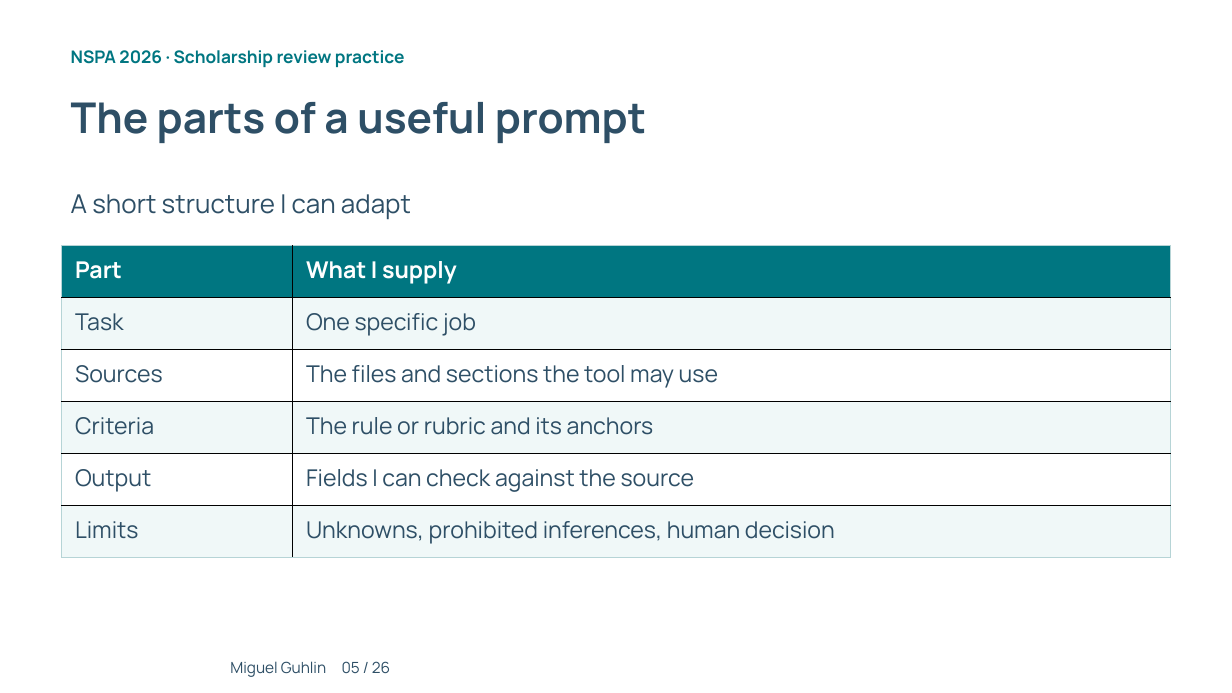
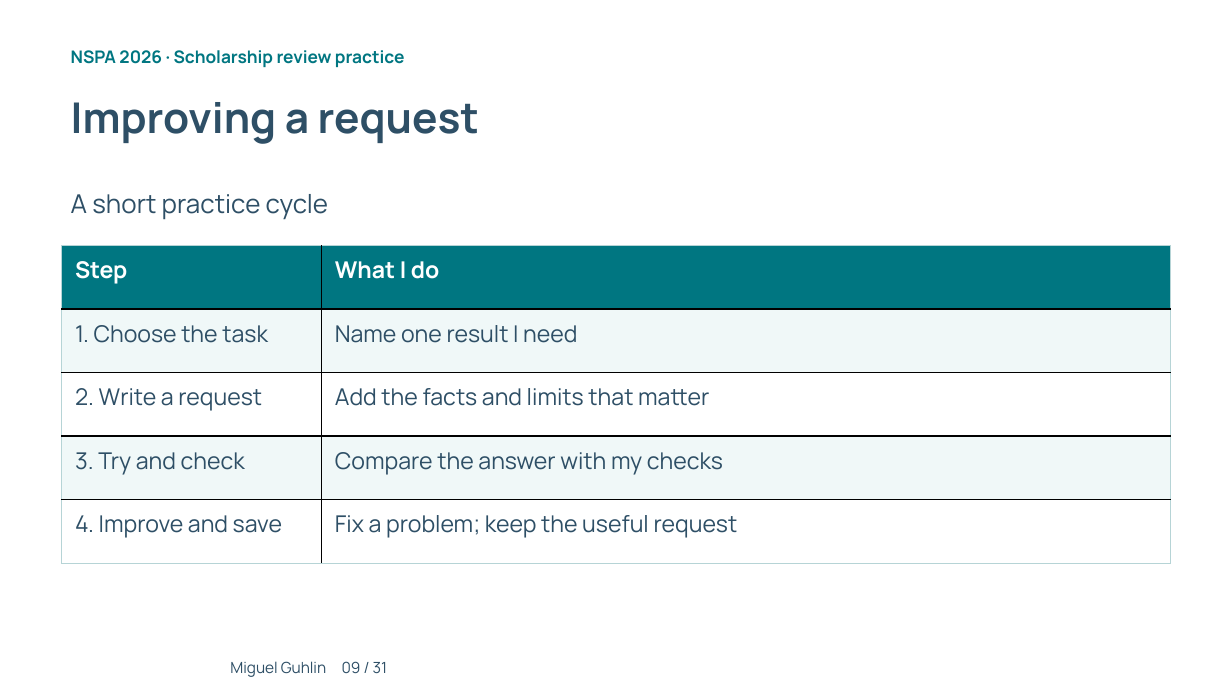
Before and after one commit to mguhlin/nspa, a slide deck: slide 9 of 2026/p/slides/ai-prompting-scholarship-review.pptx (slide 5 before the commit). Drawn at 1232x693 pixels with LibreOffice and Linux fonts; fonts in the diff are those of the drawing; background and template pictures are left out. Boxes give left, top, right and bottom in pixels: in the first picture for what was removed or moved away, otherwise in the second. Text is boxed around its words. In the diff, an @@ line names an element or a change of style, - is before the commit and + after.

Commit message:
Simplify AI practice and assessment with introductory concepts and pictures

```diff
--- a/2026/p/slides/ai-prompting-scholarship-review.pptx
+++ b/2026/p/slides/ai-prompting-scholarship-review.pptx
@@ text at bbox=[71, 102, 479, 144]: text changed @@
-The parts of a useful prompt
+Improving a request
@@ text at bbox=[71, 194, 328, 220]: text changed @@
-A short structure I can adapt
+A short practice cycle
@@ table at bbox=[62, 246, 1171, 564] @@
-row 1: Part | What I supply
-row 2: Task | One specific job
-row 3: Sources | The files and sections the tool may use
-row 4: Criteria | The rule or rubric and its anchors
-row 5: Output | Fields I can check against the source
-row 6: Limits | Unknowns, prohibited inferences, human decision
+row 1: Step | What I do
+row 2: 1. Choose the task | Name one result I need
+row 3: 2. Write a request | Add the facts and limits that matter
+row 4: 3. Try and check | Compare the answer with my checks
+row 5: 4. Improve and save | Fix a problem; keep the useful request
@@ text at bbox=[230, 661, 388, 677]: text changed @@
-Miguel Guhlin 05 / 26
+Miguel Guhlin 09 / 31
```
Also in this commit, not shown: 8 other slides changed, 22 slides added, 17 slides removed, 33 other files.
